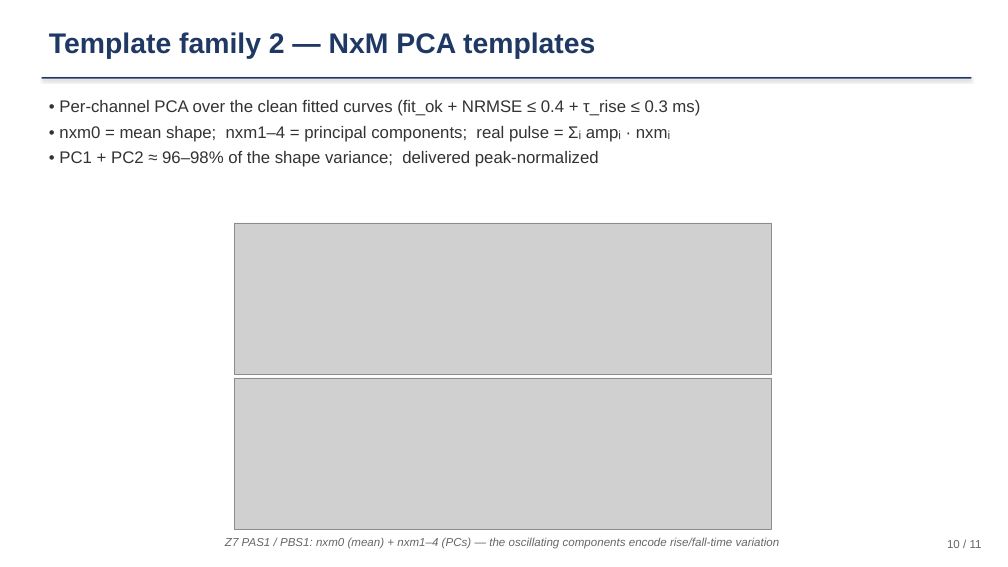
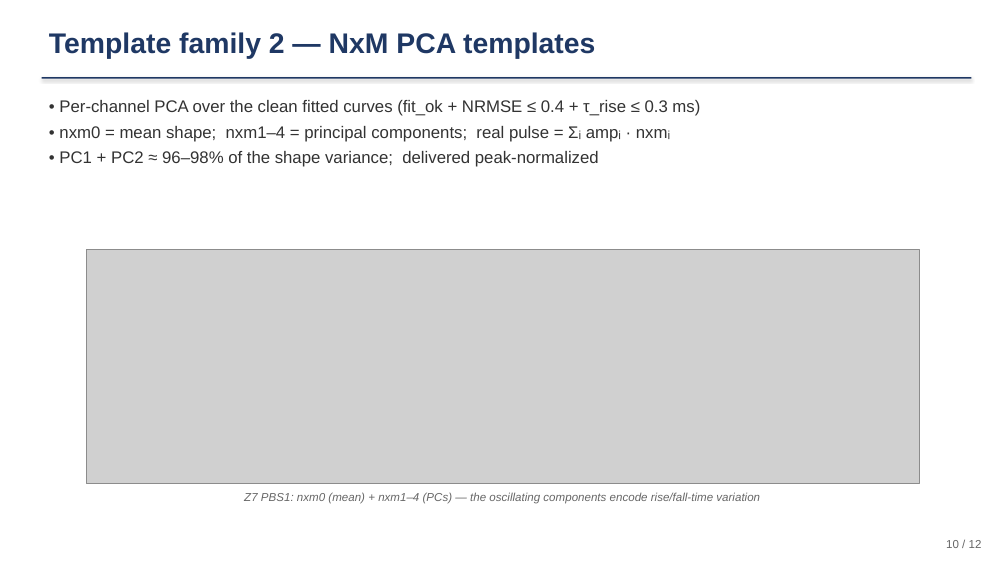
Before and after one commit to ZhihengLi0/urop, a slide deck: slide 10 of snolab/presentation/SNOLAB_R4_pulse_templates_20260715.pptx. Drawn at 1008x567 pixels with LibreOffice and Linux fonts; fonts in the diff are those of the drawing; grey boxes stand for pictures. Boxes give left, top, right and bottom in pixels: in the first picture for what was removed or moved away, otherwise in the second. Text is boxed around its words. In the diff, an @@ line names an element or a change of style, - is before the commit and + after.

```diff
--- a/snolab/presentation/SNOLAB_R4_pulse_templates_20260715.pptx
+++ b/snolab/presentation/SNOLAB_R4_pulse_templates_20260715.pptx
@@ picture removed at [234, 223, 772, 374] @@
@@ picture: place and size @@
-picture at [234, 378, 772, 529]
+picture at [86, 250, 920, 484]
@@ text at [244, 492, 760, 504]: text changed @@
-Z7 PAS1 / PBS1: nxm0 (mean) + nxm1–4 (PCs) — the oscillating components encode rise/fall-time variation
+Z7 PBS1: nxm0 (mean) + nxm1–4 (PCs) — the oscillating components encode rise/fall-time variation
@@ text at [946, 540, 982, 548]: text changed @@
-10 / 11
+10 / 12
```
Also in this commit, not shown: 9 other slides changed, 1 slide added, 9 other files.
